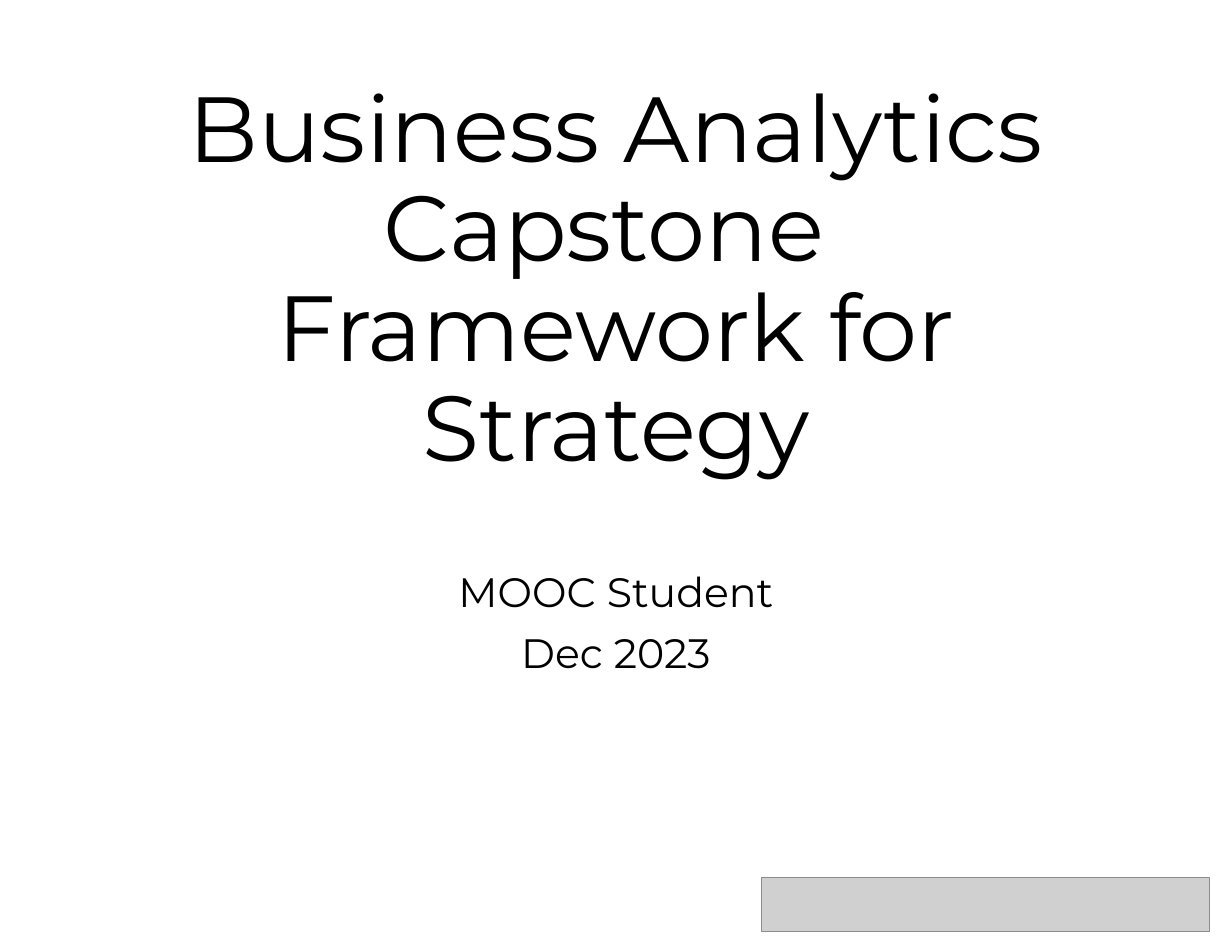
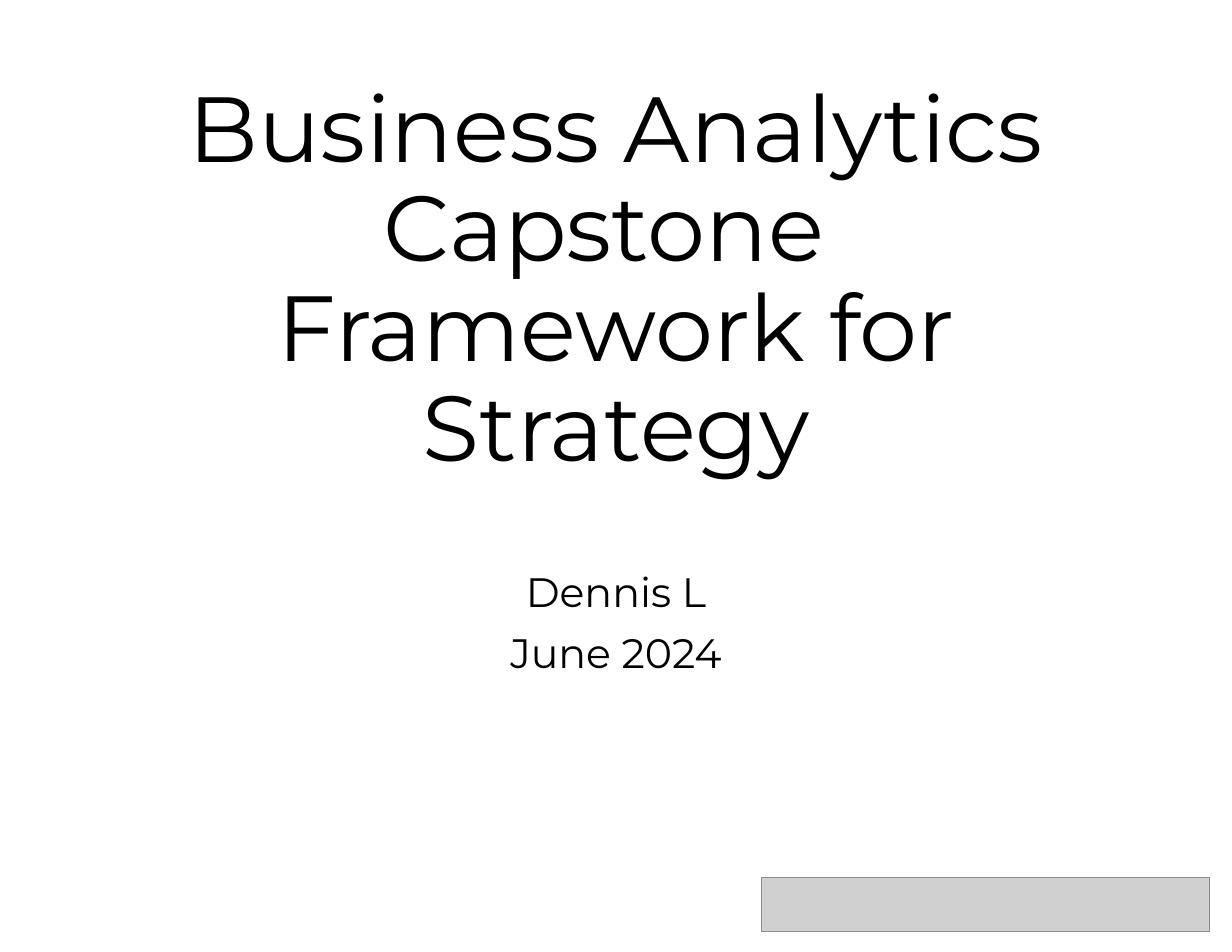
Before and after one commit to dennislamcv1/UPennBA, a slide deck: slide 1 of Business Analytics Capstone/Problem Statement.pptx. Drawn at 1232x952 pixels with LibreOffice and Linux fonts; fonts in the diff are those of the drawing; grey boxes stand for pictures. Boxes give left, top, right and bottom in pixels: in the first picture for what was removed or moved away, otherwise in the second. Text is boxed around its words. In the diff, an @@ line names an element or a change of style, - is before the commit and + after.

```diff
--- a/Business Analytics Capstone/Problem Statement.pptx
+++ b/Business Analytics Capstone/Problem Statement.pptx
@@ subtitle at [510,576,722,669]: text changed @@
-MOOC Student
-Dec 2023
+Dennis L
+June 2024
```
Also in this commit, not shown: 1 other file.
